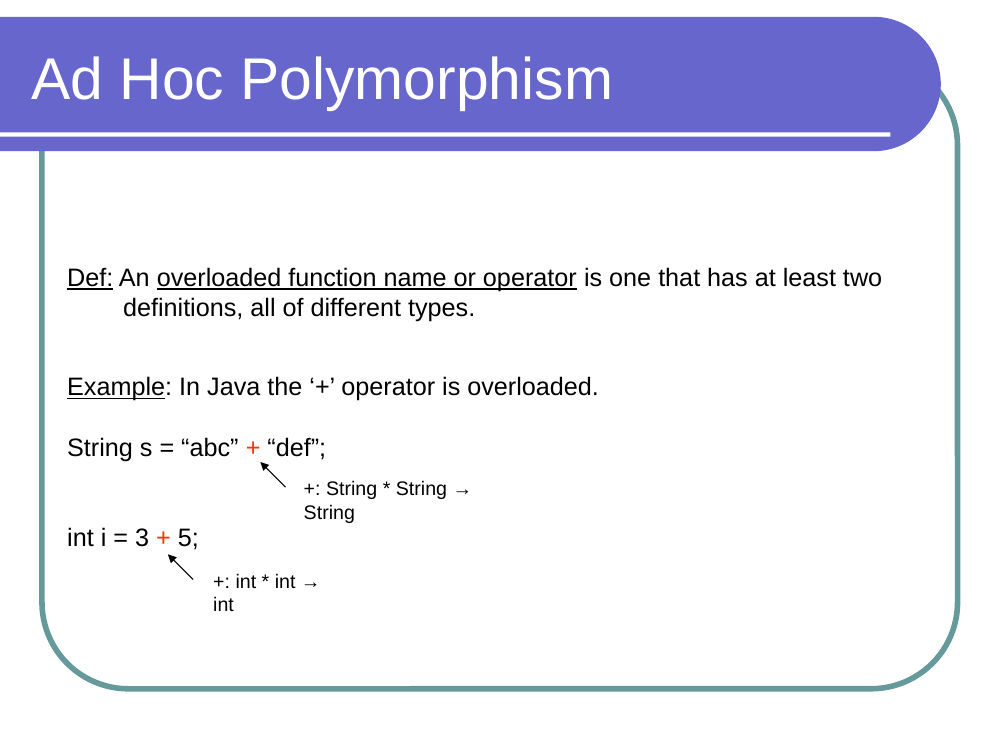
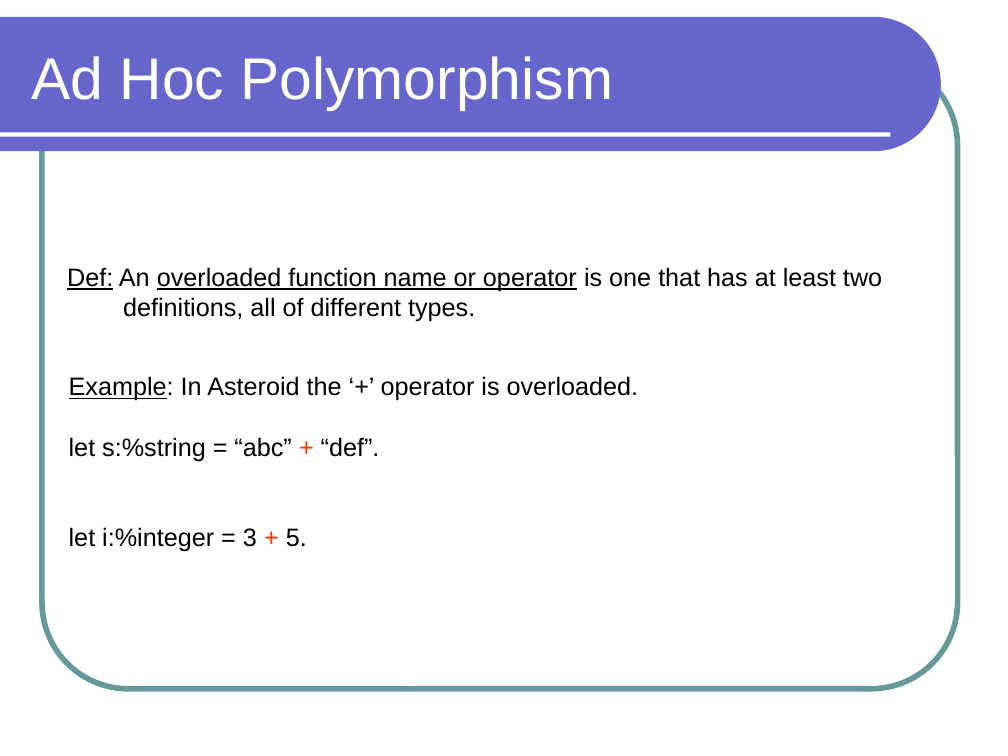
Before and after one commit to lutzhamel/CSC301, a slide deck: slide 4 of notes/csc301-ln019.ppt. Drawn at 1008x756 pixels with LibreOffice and Linux fonts; fonts in the diff are those of the drawing. Boxes give left, top, right and bottom in pixels: in the first picture for what was removed or moved away, otherwise in the second. Text is boxed around its words. In the diff, an @@ line names an element or a change of style, - is before the commit and + after.

```diff
--- a/notes/csc301-ln019.ppt
+++ b/notes/csc301-ln019.ppt
@@ text at (x1=69, y1=376, x2=639, y2=552): text changed @@
-Example: In Java the ‘+’ operator is overloaded.
-String s = “abc” + “def”;
-int i = 3 + 5;
+Example: In Asteroid the ‘+’ operator is overloaded.
+let s:%string = “abc” + “def”.
+let i:%integer = 3 + 5.
@@ arrow removed from (285, 487) to (260, 462) @@
@@ text removed at (x1=304, y1=480, x2=447, y2=523) @@
-+: String * String → String
@@ arrow removed from (194, 580) to (168, 554) @@
@@ text removed at (x1=213, y1=573, x2=296, y2=611) @@
-+: int * int → int
```
Also in this commit, not shown: 2 other slides changed, 1 slide removed, 1 other file.
